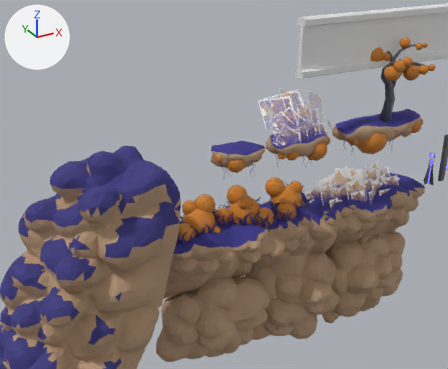
What one commit did to the FBX model Assets/Joshies Folder/Models/LevelPrefabModels.fbx.
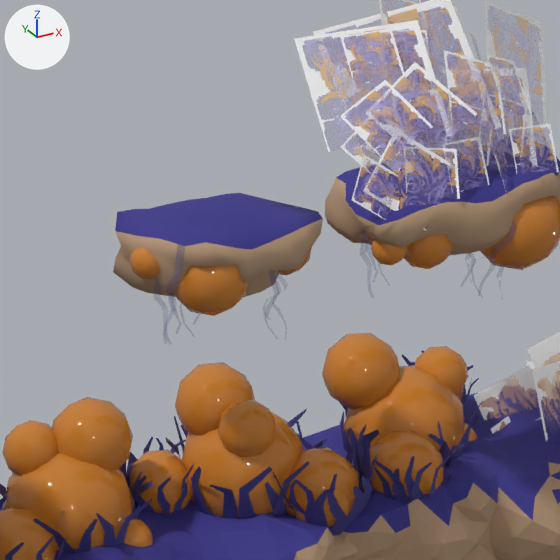
Each version is shown from a camera (50 mm lens) standing at (-31.02, -27.42, 16.71) and looking at (-16.16, -0.41, 3.21), then close up on the part from 40% to 73% of the width and 25% to 64% of the height. The lights are fixed; the arrows at upper left show +X, +Y and +Z. Where no turn or scale is listed for an object, it has been applied to the vertices.

Script lines for the objects in view, before the commit:
```python
me_cube_004 = bpy.data.meshes.new('Cube.004')
me_cube_004.from_pydata(...)  # 562 vertices, 591 faces; spans x -2.02..2.03, y -1.15..0.81, z -1.78..0.51
# faces by material slot: [136, 52, 320, 83]
me_cube_004.materials.append(mat_groundsoil)  # beige #b79779
me_cube_004.materials.append(mat_grass)  # blue #38338a
me_cube_004.materials.append(mat_groundorbs)  # orange #cd8030
me_cube_004.materials.append(mat_vines)  # blue #5a5c9b
me_cube_018 = bpy.data.meshes.new('Cube.018')
me_cube_018.from_pydata(...)  # 313 vertices, 592 faces; spans x -3.64..3.34, y -1.13..2.49, z -4.44..0.73
# faces by material slot: [494, 98]
me_cube_018.materials.append(mat_groundsoil)  # beige #b79779
me_cube_018.materials.append(mat_grass)  # blue #38338a
me_grass = bpy.data.meshes.new('Grass')
me_grass.from_pydata(...)  # 164 vertices, 41 faces; spans x -3.59..4.01, y -1.43..1.32, z -1.09..1.77
me_grass.materials.append(mat_grassplane)
ob_grasspatch = bpy.data.objects.new('GrassPatch', me_grass)
ob_grasspatch.location = (-5.89, 0.81, -0.04)
ob_platform4 = bpy.data.objects.new('Platform4', me_cube_004)
ob_platform4.location = (-11.0, 0.0, 4.65)
ob_terrainchunk2 = bpy.data.objects.new('TerrainChunk2', me_cube_018)
ob_terrainchunk2.location = (-10.0, -0.24, -0.43)
# also in view: 'TerrainChunk1' at (-15.99, 0.45, -2.28); 'PlantSucculent1' at (-17.24, 1.23, 0.63); 'PlantSucculent3' at (-10.91, 0.87, 0.61); 'Platform2.5' at (-15.08, -0.1, 4.14); 'BushPatch' at (-10.85, 0.49, 6.05)
```
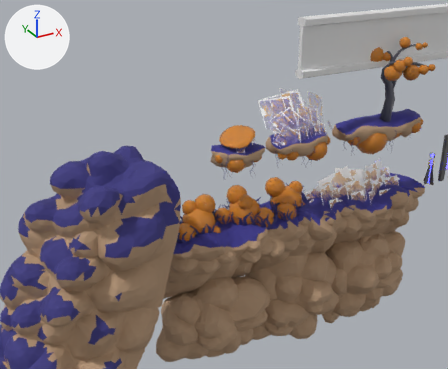
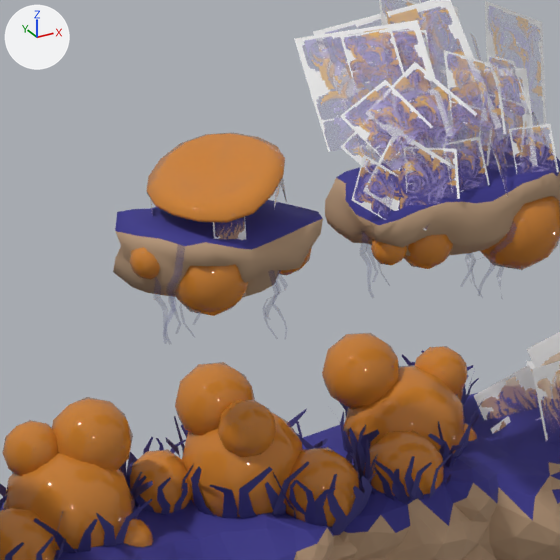
Pixel boxes (x1, y1, x2, y2) of what changed, in the close-ups (560 x 560 px):
'Shrooms', added (orange): after (147, 133, 287, 240)
    faces in mat_groundorbs (orange #cd8030): (147, 133, 285, 223)
    faces in mat_grassplane: (151, 179, 287, 240)

What the commit changed:
Mesh me_cylinder is new.
It has 129 vertices, 98 faces and spans x -0.96..1.1, y -1.0..1.04, z -0.27..0.87.
Faces by material slot: [61, 32, 5].
It uses material mat_groundorbs (orange #cd8030).
It uses material mat_vines (blue #5a5c9b).
It uses material mat_grassplane.
Object 'Shrooms' (ob_shrooms) is new; it shows me_cylinder.
Its location is (-15.1, 0.06, 5.14).
